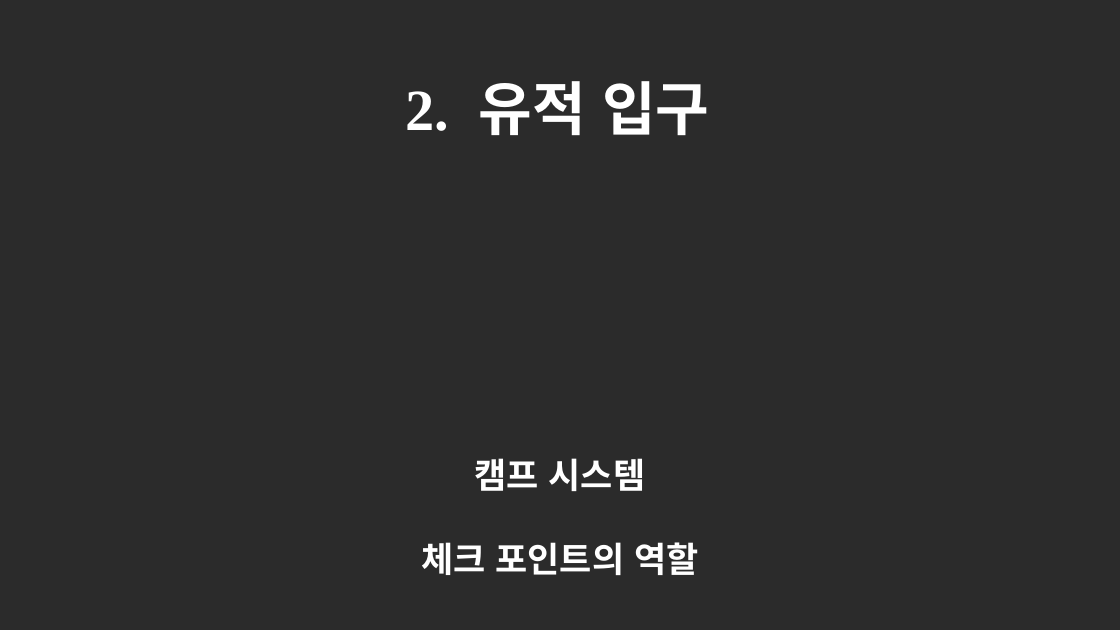
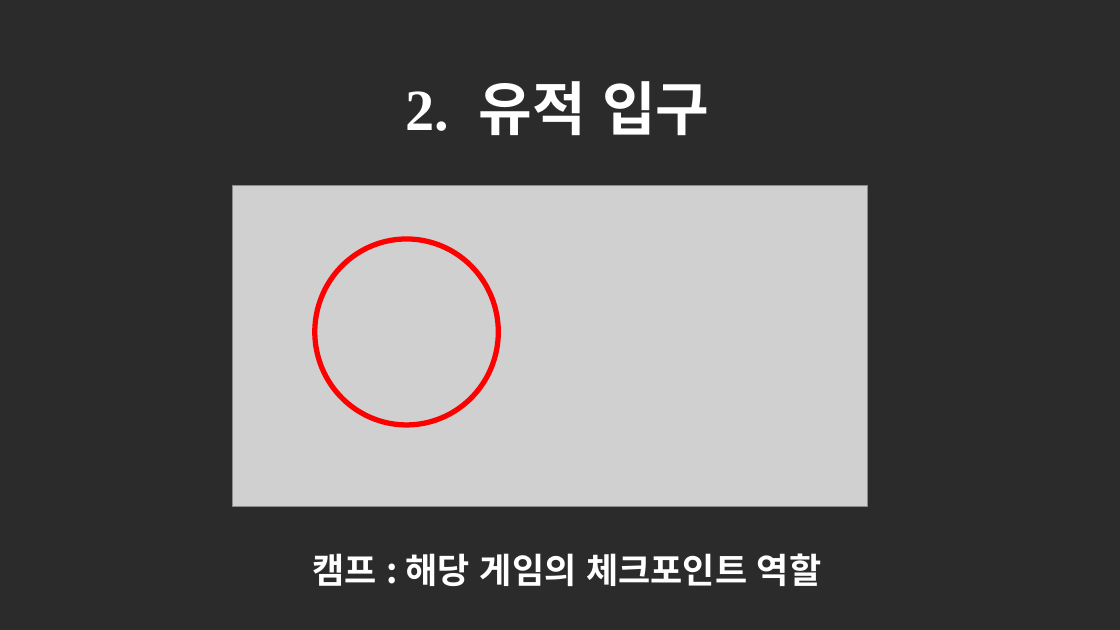
Before and after one commit to SBS-Academy-Team-Cube/Trip_of_Memories, a slide deck: slide 8 of Documents/1차발표PPT.pptx. Drawn at 1120x630 pixels with LibreOffice and Linux fonts; fonts in the diff are those of the drawing; grey boxes stand for pictures; background and template pictures are left out; a plain dark background stands for a picture behind light text. Boxes give left, top, right and bottom in pixels: in the first picture for what was removed or moved away, otherwise in the second. Text is boxed around its words. In the diff, an @@ line names an element or a change of style, - is before the commit and + after.

```diff
--- a/Documents/1차발표PPT.pptx
+++ b/Documents/1차발표PPT.pptx
@@ picture added at box(233, 186, 868, 507) @@
@@ ellipse added at box(315, 239, 498, 424), outline #FF0000 4.5 pt @@
@@ text at box(312, 553, 821, 586): text changed @@
-캠프 시스템
-체크 포인트의 역할
+캠프 : 해당 게임의 체크포인트 역할
```
Also in this commit, not shown: 6 other slides changed, 1 slide added, 1 slide removed, 1 other file.
